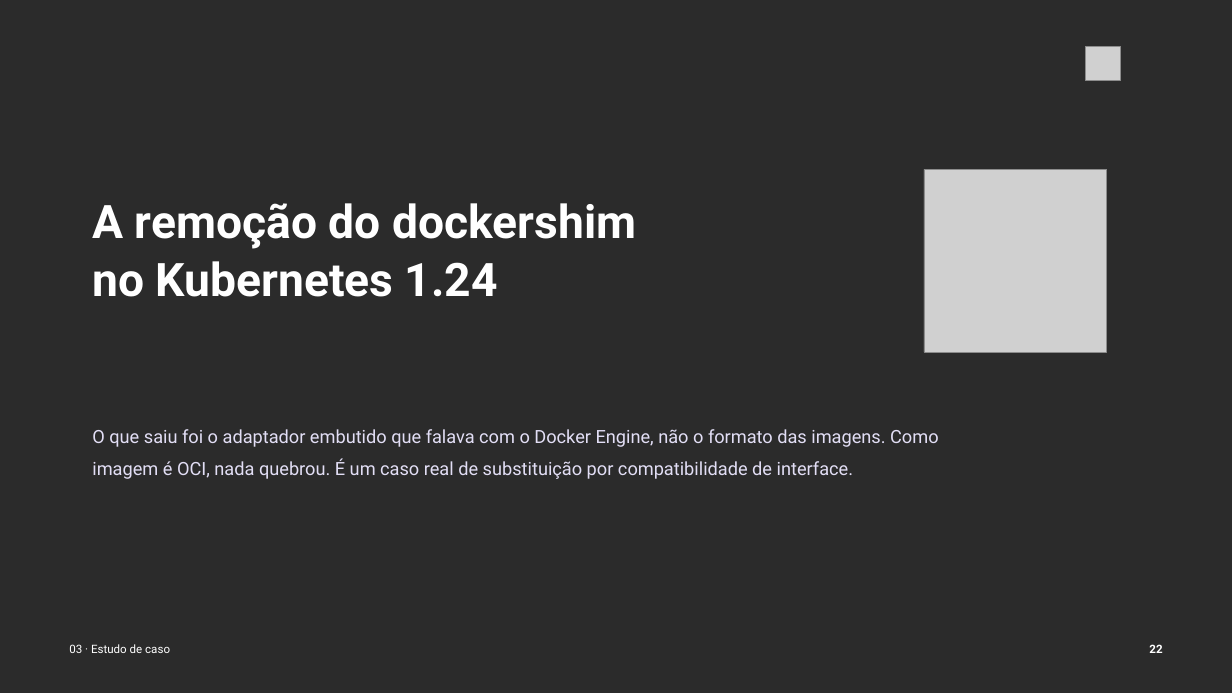
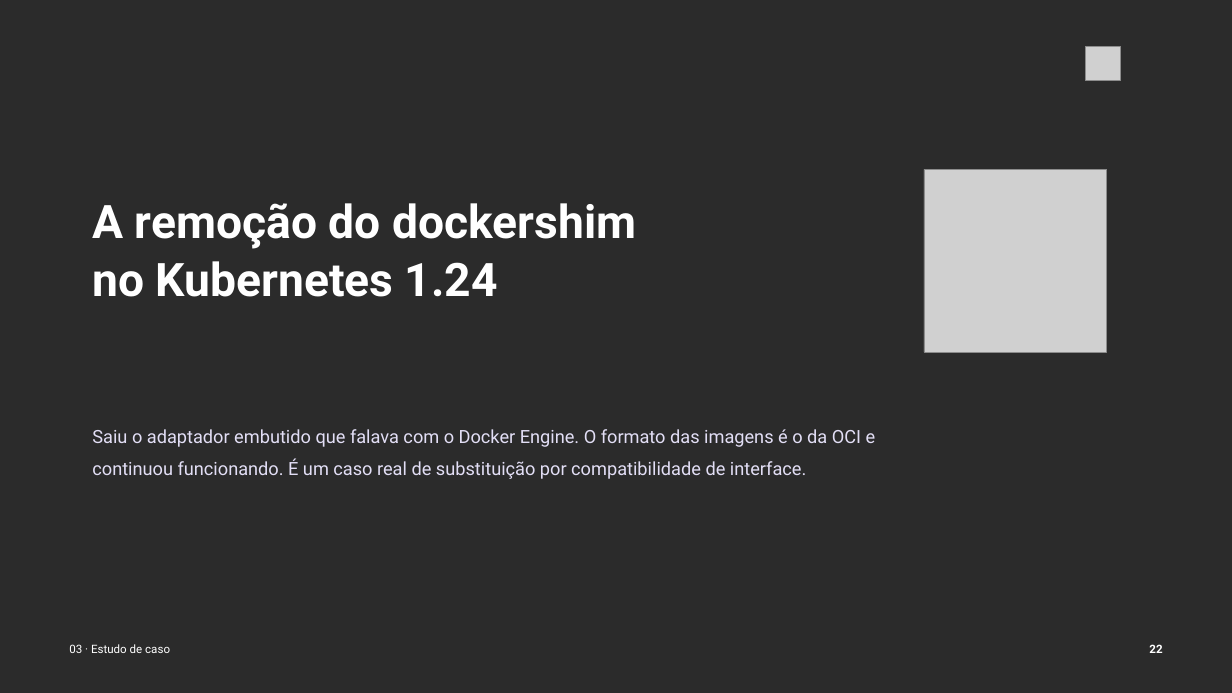
Before and after one commit to tcpassos/invite-app, a slide deck: slide 22 of trabalhos/T1-Docker-Invite-People.pptx. Drawn at 1232x693 pixels with LibreOffice and Linux fonts; fonts in the diff are those of the drawing; grey boxes stand for pictures; background and template pictures are left out; a plain dark background stands for a picture behind light text. Boxes give left, top, right and bottom in pixels: in the first picture for what was removed or moved away, otherwise in the second. Text is boxed around its words. In the diff, an @@ line names an element or a change of style, - is before the commit and + after.

```diff
--- a/trabalhos/T1-Docker-Invite-People.pptx
+++ b/trabalhos/T1-Docker-Invite-People.pptx
@@ text at (x1=92, y1=429, x2=876, y2=479): text changed @@
-O que saiu foi o adaptador embutido que falava com o Docker Engine, não o formato das imagens. Como imagem é OCI, nada quebrou. É um caso real de substituição por compatibilidade de interface.
+Saiu o adaptador embutido que falava com o Docker Engine. O formato das imagens é o da OCI e continuou funcionando. É um caso real de substituição por compatibilidade de interface.
```
Also in this commit, not shown: 9 other slides changed, 12 other files.
